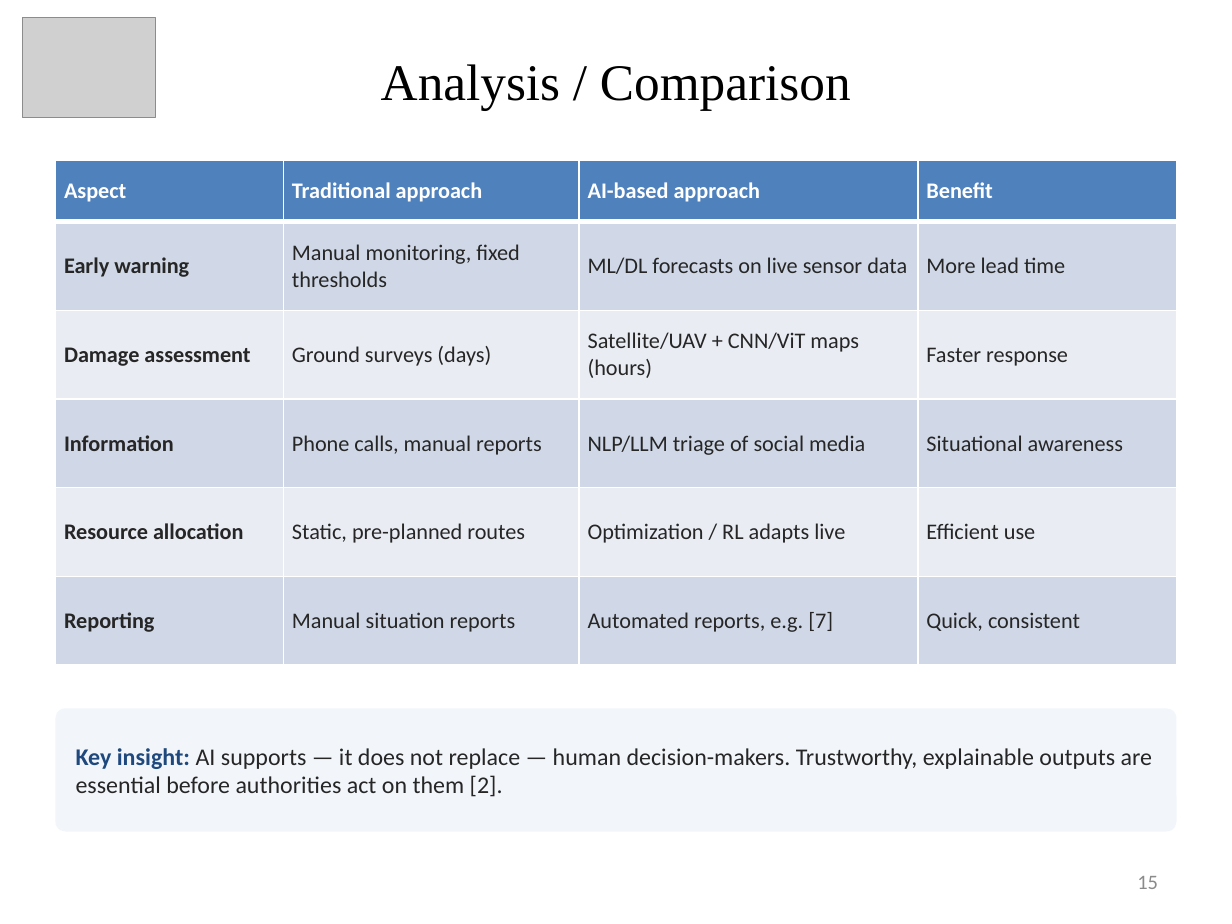
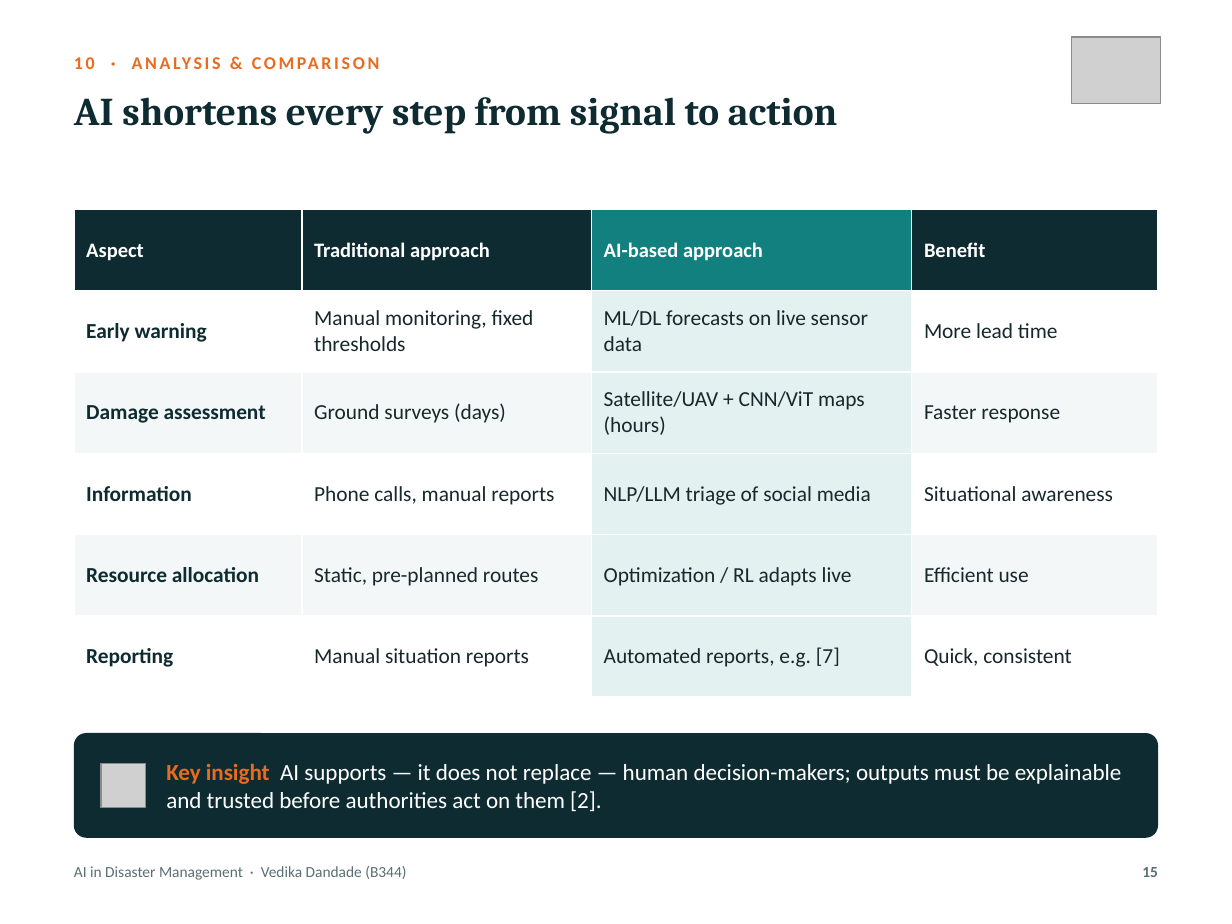
Before and after one commit to UtkarshKale/Cooga, a slide deck: slide 15 of seminar-ppt/Seminar_PPT_AI_Disaster_Management_B344_Vedika_Dandade.pptx. Drawn at 1232x924 pixels with LibreOffice and Linux fonts; fonts in the diff are those of the drawing; grey boxes stand for pictures. Boxes give left, top, right and bottom in pixels: in the first picture for what was removed or moved away, otherwise in the second. Text is boxed around its words. In the diff, an @@ line names an element or a change of style, - is before the commit and + after.

```diff
--- a/seminar-ppt/Seminar_PPT_AI_Disaster_Management_B344_Vedika_Dandade.pptx
+++ b/seminar-ppt/Seminar_PPT_AI_Disaster_Management_B344_Vedika_Dandade.pptx
@@ text "10 · ANALYSIS & COMPARISON" at (74, 52, 1010, 89): vertical alignment middle to top @@
@@ picture: place and size @@
-picture at (22, 17, 155, 117)
+picture at (1072, 37, 1161, 103)
@@ text at (381, 64, 851, 111): text changed; size 30 to 10.5 pt; font Times New Roman to Calibri; text colour #000000 to #EA6A1E; bold on @@
-Analysis / Comparison
+10 · ANALYSIS & COMPARISON
@@ text added at (74, 97, 837, 134), 23 pt, text #0E2B31, bold @@
+AI shortens every step from signal to action
@@ table at (74, 209, 1158, 697) @@
@@ fill #4F81BD to #0E2B31 in 3 cells @@
@@ fill #4F81BD to #12807F in row 1, column 3 @@
@@ fill #D0D8E8 to #FFFFFF in 9 cells @@
@@ fill #D0D8E8 to #E3F1F0 in 3 cells @@
@@ fill #E9EDF4 to #F3F7F7 in 6 cells @@
@@ fill #E9EDF4 to #E3F1F0 in 2 cells @@
@@ size 13 to 12 pt in "Aspect", "Traditional approach", "AI-based approach", "Benefit" @@
@@ size 13 to 12.5 pt in "Early warning", "Manual monitoring, fixed thresholds", "ML/DL forecasts on live sensor data", "More lead time" and 16 more places @@
@@ text colour #262626 to #0E2B31 in "Early warning", "Damage assessment", "Information", "Resource allocation" and 1 more places @@
@@ text colour #262626 to #17282C in "Manual monitoring, fixed thresholds", "ML/DL forecasts on live sensor data", "More lead time", "Ground surveys (days)" and 11 more places @@
@@ more space between paragraphs @@
@@ borders changed @@
@@ table: place and size @@
-table at (55, 160, 1177, 665)
+table at (74, 209, 1158, 697)
@@ rounded rectangle added at (74, 733, 1158, 838), fill #0E2B31 @@
@@ text "Key insight AI supports — ...": place and size @@
-text "Key insight AI supports — ..." at (55, 708, 1177, 832)
+text "Key insight AI supports — ..." at (166, 763, 1122, 811)
@@ text "Key insight AI supports — ..." at (166, 763, 1122, 811): fill #F2F6FB to none @@
@@ picture added at (101, 764, 145, 808) @@
@@ text at (166, 763, 1122, 811): text changed; size 14 to 13.5 pt; text colour #262626 to #FFFFFF @@
-Key insight: AI supports — it does not replace — human decision-makers. Trustworthy, explainable outputs are essential before authorities act on them [2].
+Key insight AI supports — it does not replace — human decision-makers; outputs must be explainable and trusted before authorities act on them [2].
@@ text added at (74, 866, 406, 880), 9 pt, text #5B6E72 @@
+AI in Disaster Management · Vedika Dandade (B344)
@@ page number: place and size @@
-page number at (1137, 876, 1158, 889)
+page number at (1142, 867, 1158, 877)
@@ page number at (1142, 867, 1158, 877): size 12 to 9 pt, text colour #8C8C8C to #5B6E72, bold on; vertical alignment middle to top @@
```
Also in this commit, not shown: 17 other slides changed, 7 other files.
